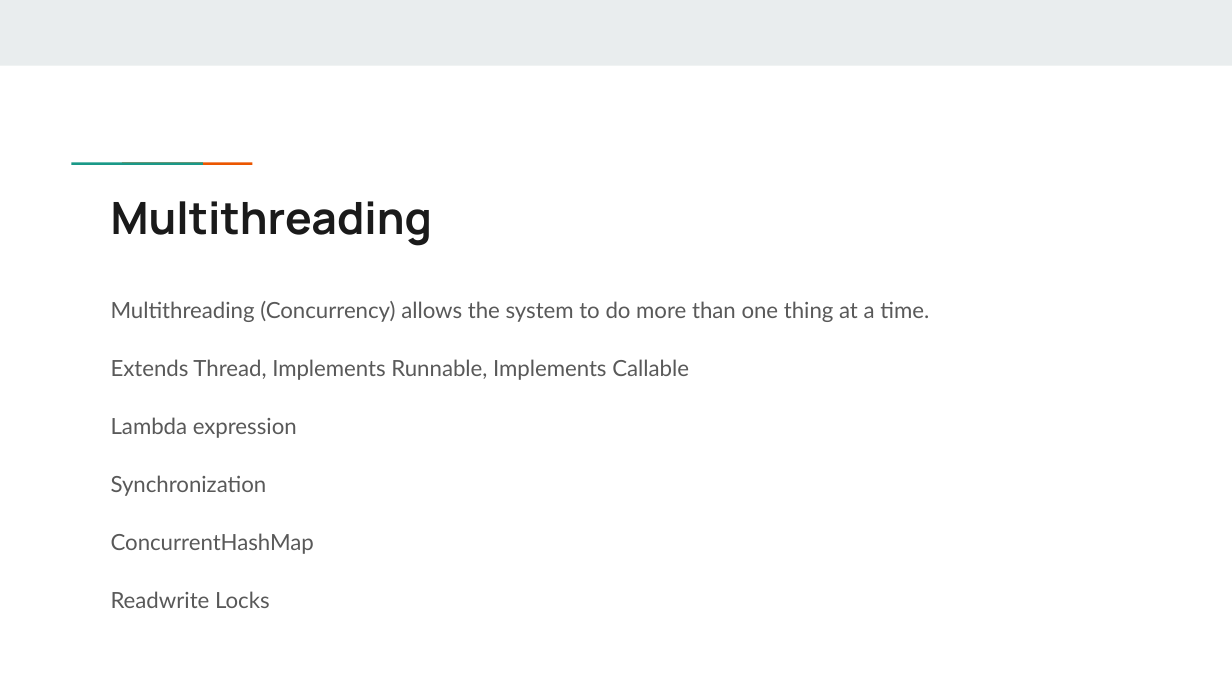
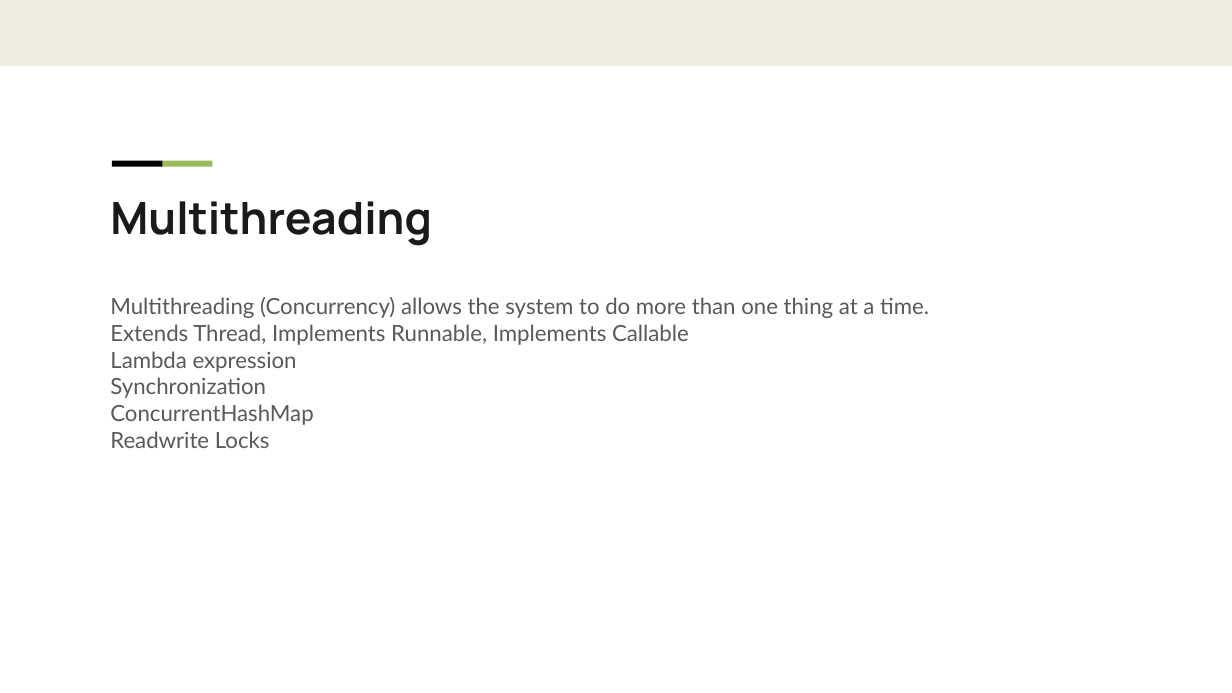
Before and after one commit to liangduo1993/javaee, a slide deck: slide 13 of JaveEE.pptx (slide 19 before the commit). Drawn at 1232x693 pixels with LibreOffice and Linux fonts; fonts in the diff are those of the drawing; background and template pictures are left out. Boxes give left, top, right and bottom in pixels: in the first picture for what was removed or moved away, otherwise in the second. Text is boxed around its words. In the diff, an @@ line names an element or a change of style, - is before the commit and + after.

```diff
--- a/JaveEE.pptx
+++ b/JaveEE.pptx
@@ rectangle at bbox=[112, 160, 163, 166]: fill #1A9988 to #000000 @@
@@ rectangle at bbox=[161, 160, 212, 166]: fill #EB5600 to #9BBB59 @@
@@ text "Multithreading (Concurrency) allows the system ..." at bbox=[110, 297, 929, 448]: line spacing 1.15 to 1; less space between paragraphs @@
```
Also in this commit, not shown: 20 other slides changed, 5 slides added, 4 slides removed, 1 other file.
